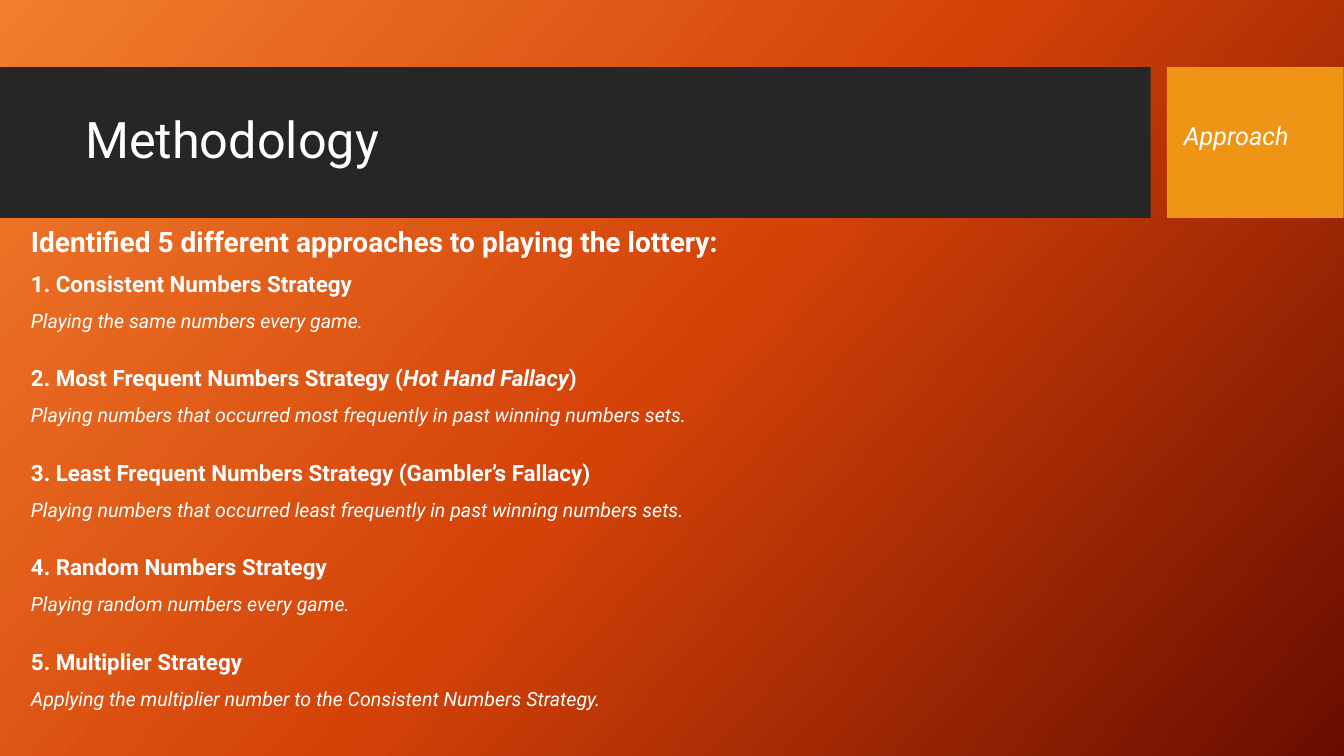
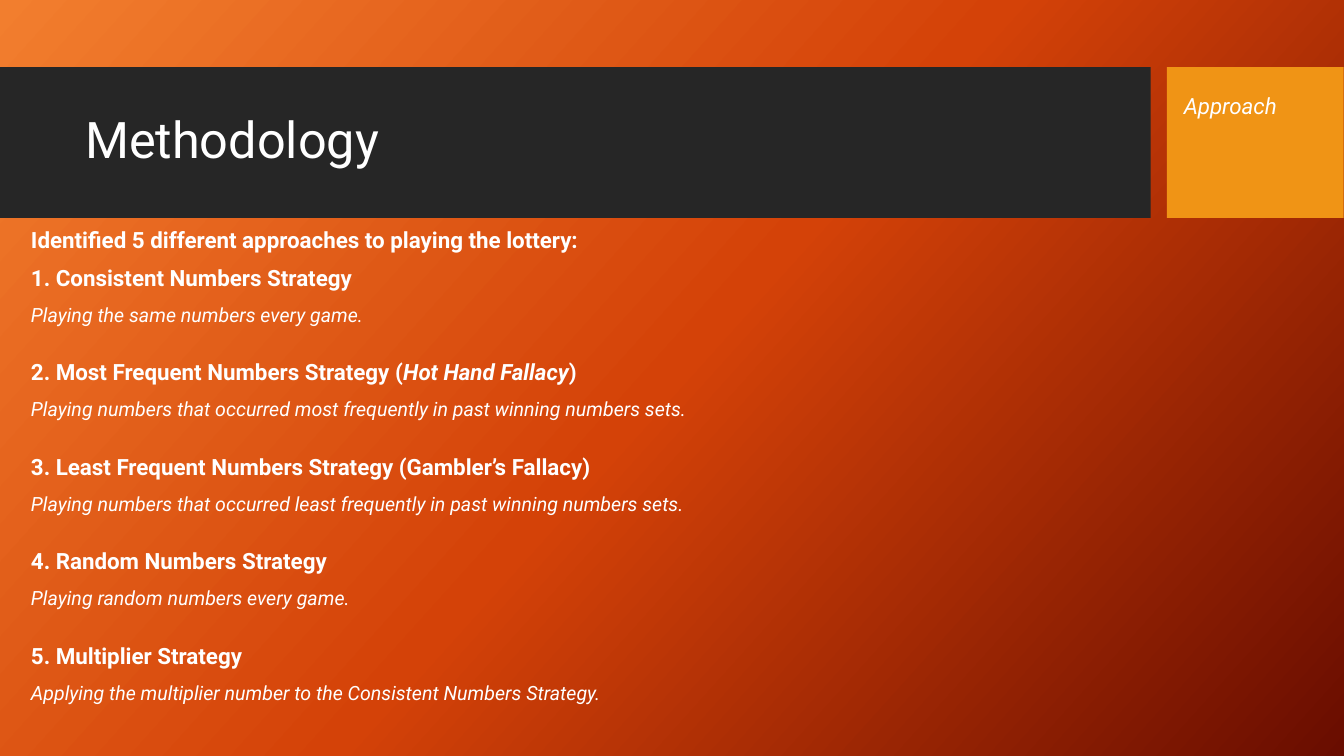
Before and after one commit to stephen-haslett/Data698ResearchProject, a slide deck: slide 5 of Presentation/StephenHaslett-Data698CapstoneProjectPresentation.pptx. Drawn at 1344x756 pixels with LibreOffice and Linux fonts; fonts in the diff are those of the drawing; background and template pictures are left out. Boxes give left, top, right and bottom in pixels: in the first picture for what was removed or moved away, otherwise in the second. Text is boxed around its words. In the diff, an @@ line names an element or a change of style, - is before the commit and + after.

```diff
--- a/Presentation/StephenHaslett-Data698CapstoneProjectPresentation.pptx
+++ b/Presentation/StephenHaslett-Data698CapstoneProjectPresentation.pptx
@@ text "Approach": place and size @@
-text "Approach" at [1184,126,1289,150]
+text "Approach" at [1184,97,1277,119]
@@ text "Approach" at [1184,97,1277,119]: size 18 to 16 pt @@
@@ text at [31,231,578,253]: size 20 to 16 pt in "Identified 5 different approaches to playing the ..." @@
```
Also in this commit, not shown: 6 other slides changed, 5 slides added, 1 slide removed.
